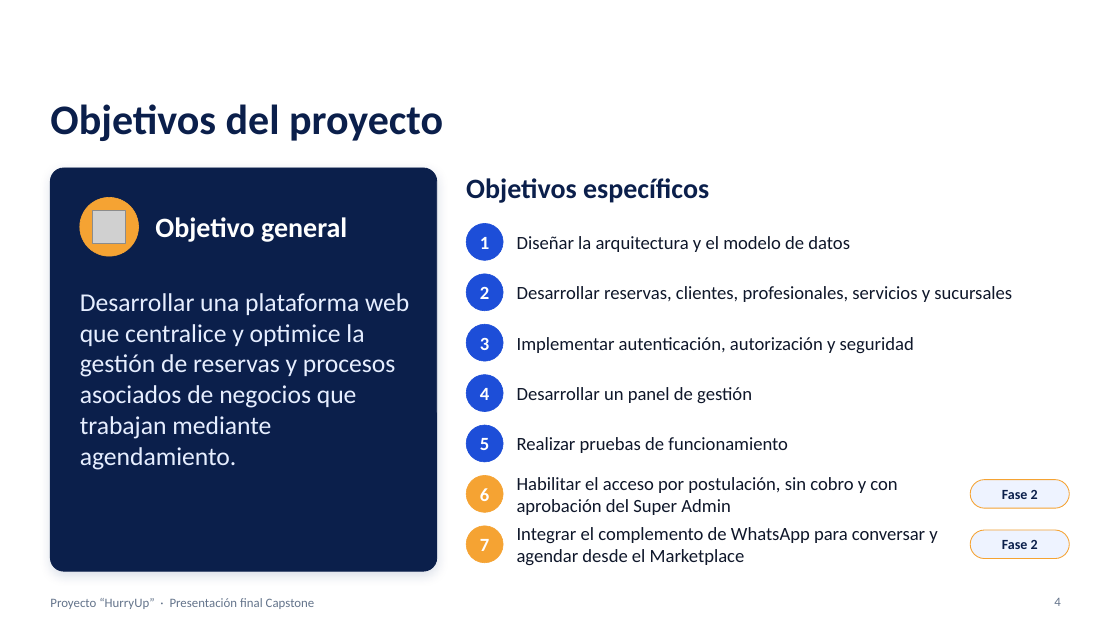
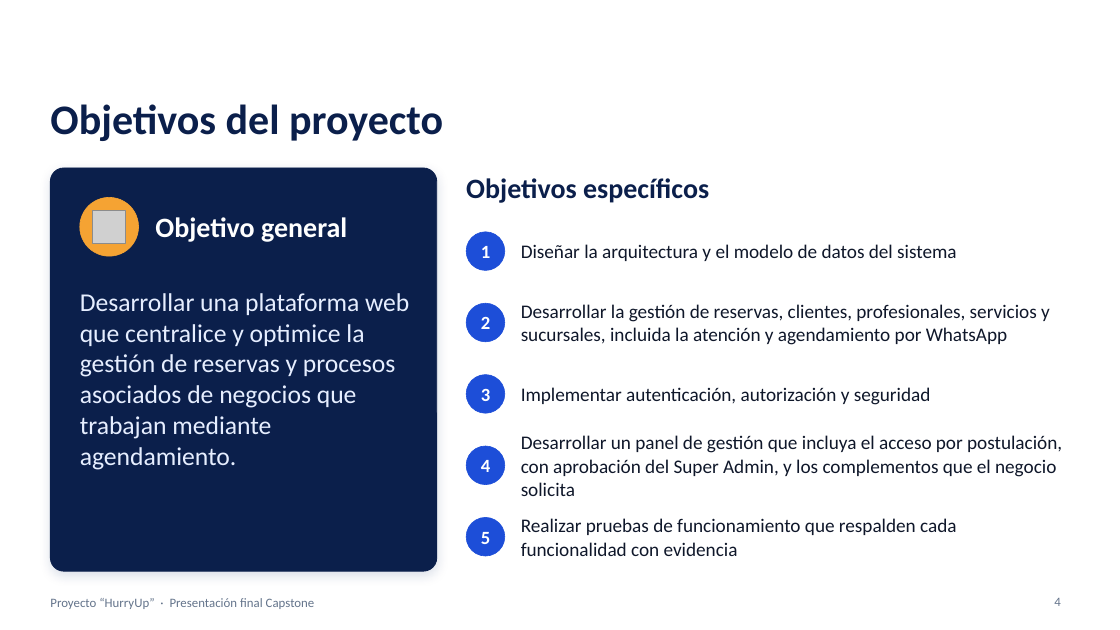
Before and after one commit to Vichobustosss/2026_2_BUSTOS-HEREDIA_CASPTONE_002D_GRUPO_006, a slide deck: slide 4 of Fase 3/Evidencias Grupales/Presentacion_Final_Capstone_HurryUp_GRUPO06.pptx. Drawn at 1120x630 pixels with LibreOffice and Linux fonts; fonts in the diff are those of the drawing; grey boxes stand for pictures; background and template pictures are left out. Boxes give left, top, right and bottom in pixels: in the first picture for what was removed or moved away, otherwise in the second. Text is boxed around its words. In the diff, an @@ line names an element or a change of style, - is before the commit and + after.

```diff
--- a/Fase 3/Evidencias Grupales/Presentacion_Final_Capstone_HurryUp_GRUPO06.pptx
+++ b/Fase 3/Evidencias Grupales/Presentacion_Final_Capstone_HurryUp_GRUPO06.pptx
@@ text "1" moved from (x1=480, y1=237, x2=489, y2=249) to (x1=481, y1=246, x2=490, y2=258) @@
@@ ellipse moved from (x1=466, y1=223, x2=503, y2=260) to (x1=466, y1=232, x2=505, y2=271) @@
@@ text at (x1=521, y1=244, x2=956, y2=261): text changed; size 16 to 16.5 pt @@
-Diseñar la arquitectura y el modelo de datos
+Diseñar la arquitectura y el modelo de datos del sistema
@@ text "2" moved from (x1=480, y1=287, x2=489, y2=299) to (x1=481, y1=317, x2=490, y2=329) @@
@@ ellipse moved from (x1=466, y1=274, x2=503, y2=311) to (x1=466, y1=303, x2=505, y2=342) @@
@@ text at (x1=521, y1=304, x2=1050, y2=345): text changed; size 16 to 16.5 pt @@
-Desarrollar reservas, clientes, profesionales, servicios y sucursales
+Desarrollar la gestión de reservas, clientes, profesionales, servicios y sucursales, incluida la atención y agendamiento por WhatsApp
@@ text "3" moved from (x1=480, y1=338, x2=489, y2=350) to (x1=481, y1=389, x2=490, y2=401) @@
@@ ellipse moved from (x1=466, y1=324, x2=503, y2=361) to (x1=466, y1=375, x2=505, y2=413) @@
@@ text "Implementar autenticación, autorización y seguridad" moved from (x1=517, y1=337, x2=914, y2=353) to (x1=521, y1=387, x2=931, y2=405) @@
@@ text "Implementar autenticación, autorización y seguridad" at (x1=521, y1=387, x2=931, y2=405): size 16 to 16.5 pt @@
@@ text "4" moved from (x1=480, y1=388, x2=489, y2=400) to (x1=481, y1=460, x2=490, y2=472) @@
@@ ellipse moved from (x1=466, y1=375, x2=503, y2=412) to (x1=466, y1=446, x2=505, y2=485) @@
@@ text at (x1=521, y1=435, x2=1062, y2=496): text changed; size 16 to 16.5 pt @@
-Desarrollar un panel de gestión
+Desarrollar un panel de gestión que incluya el acceso por postulación, con aprobación del Super Admin, y los complementos que el negocio solicita
@@ ellipse removed at (x1=466, y1=476, x2=503, y2=513) @@
@@ text removed at (x1=517, y1=477, x2=897, y2=515) @@
-Habilitar el acceso por postulación, sin cobro y con aprobación del Super Admin
@@ text removed at (x1=480, y1=488, x2=489, y2=501) @@
-6
@@ rounded rectangle removed at (x1=970, y1=480, x2=1070, y2=508) @@
@@ text removed at (x1=1002, y1=490, x2=1038, y2=499) @@
-Fase 2
@@ text "5" moved from (x1=480, y1=438, x2=489, y2=450) to (x1=481, y1=532, x2=490, y2=544) @@
@@ ellipse moved from (x1=466, y1=425, x2=503, y2=462) to (x1=466, y1=518, x2=505, y2=556) @@
@@ ellipse removed at (x1=466, y1=526, x2=503, y2=563) @@
@@ text removed at (x1=480, y1=539, x2=489, y2=551) @@
-7
@@ text removed at (x1=517, y1=527, x2=937, y2=566) @@
-Integrar el complemento de WhatsApp para conversar y agendar desde el Marketplace
@@ text at (x1=521, y1=518, x2=956, y2=556): text changed; size 16 to 16.5 pt @@
-Realizar pruebas de funcionamiento
+Realizar pruebas de funcionamiento que respalden cada funcionalidad con evidencia
@@ rounded rectangle removed at (x1=970, y1=530, x2=1070, y2=559) @@
@@ text removed at (x1=1002, y1=540, x2=1038, y2=549) @@
-Fase 2
```
Also in this commit, not shown: 4 other slides changed, 1 other file.
